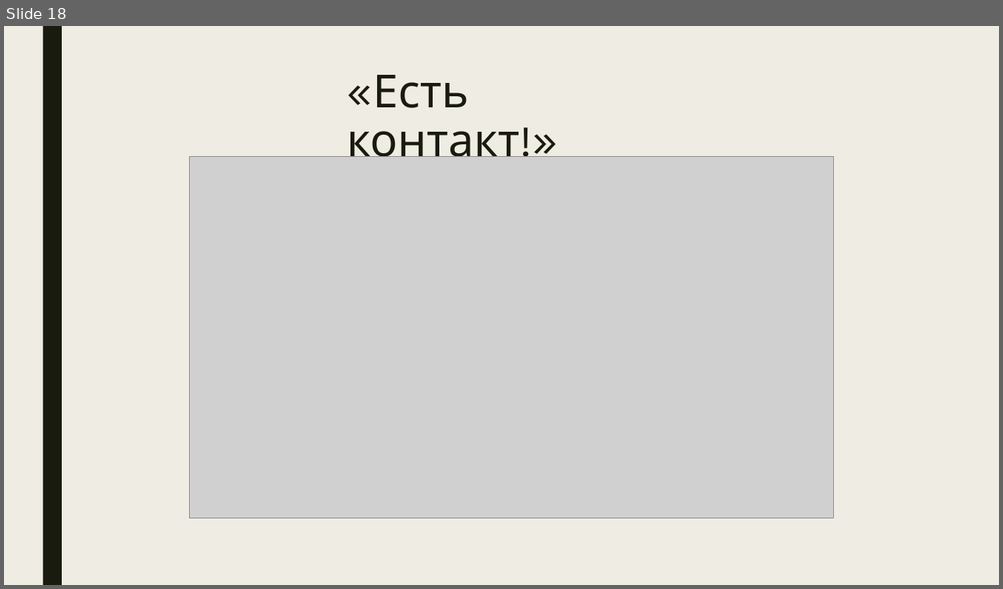
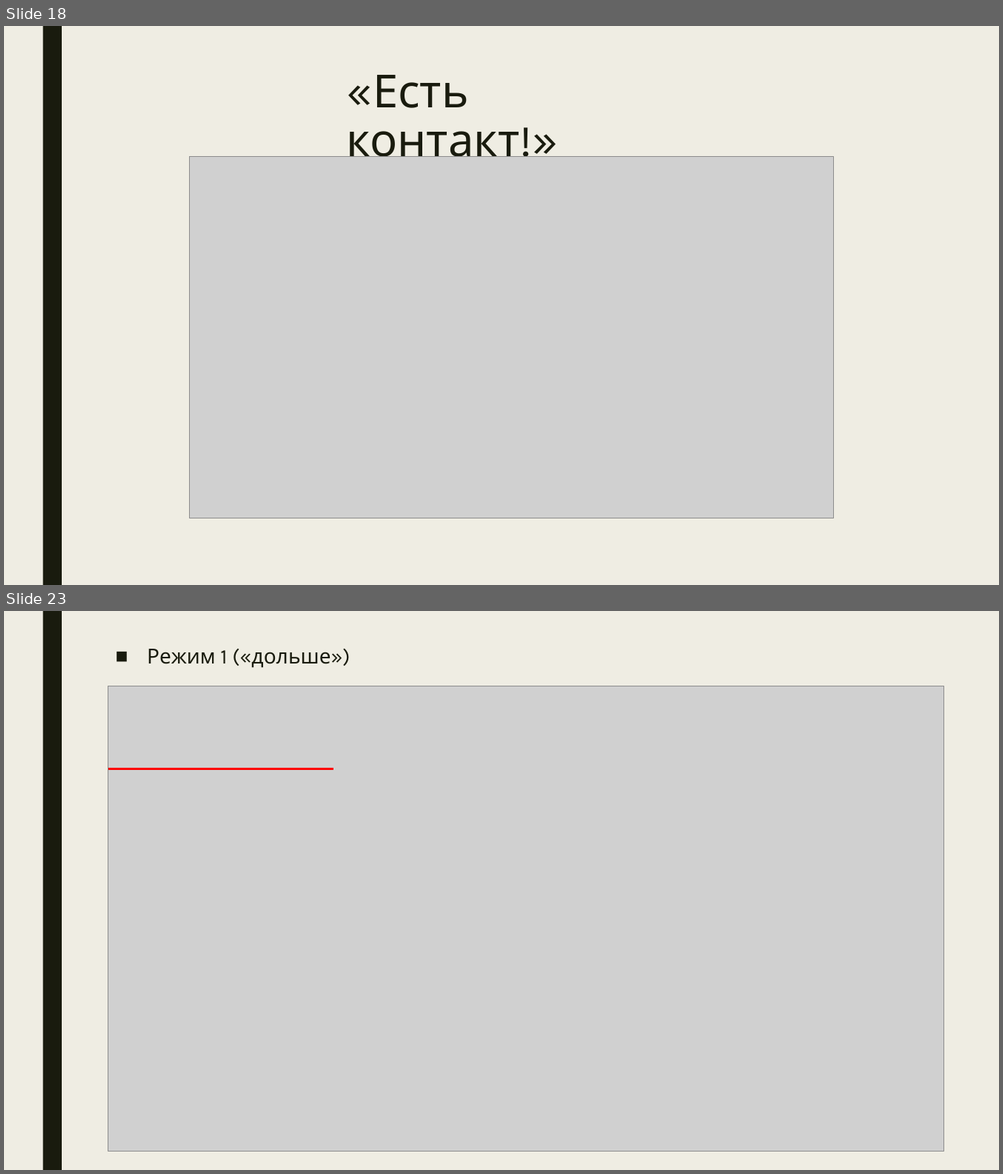
Before and after one commit to KateBakate/ML-Project-Contact-, a slide deck: Презентация Проект по МО.pptx. Shown one above the other, each under a label of ours: slide 18 before the commit, slides 18 and 23 after it; the slides between them are not shown. The pictures are 1003x589 and 1003x1174 pixels, drawn with LibreOffice and Linux fonts; fonts in the diff are those of the drawing; grey boxes stand for pictures. Boxes give left, top, right and bottom in pixels: in the first picture for what was removed or moved away, otherwise in the second. Text is boxed around its words. In the diff, an @@ line names an element or a change of style, - is before the commit and + after.

```diff
--- a/Презентация Проект по МО.pptx
+++ b/Презентация Проект по МО.pptx
@@ slide 23 added at bbox=[4, 611, 999, 1170], background #EFEDE3; not listed: 1 template element that a slide beside it also shows @@
@@ text added at bbox=[147, 649, 330, 668], 20 pt, text #191B0E @@
+■ Режим 1 («дольше»)
@@ picture added at bbox=[108, 686, 944, 1152] @@
@@ line added from (108, 769) to (334, 769), #FF0000 2.25 pt @@
```
Also in this commit, not shown: 4 other slides added.
